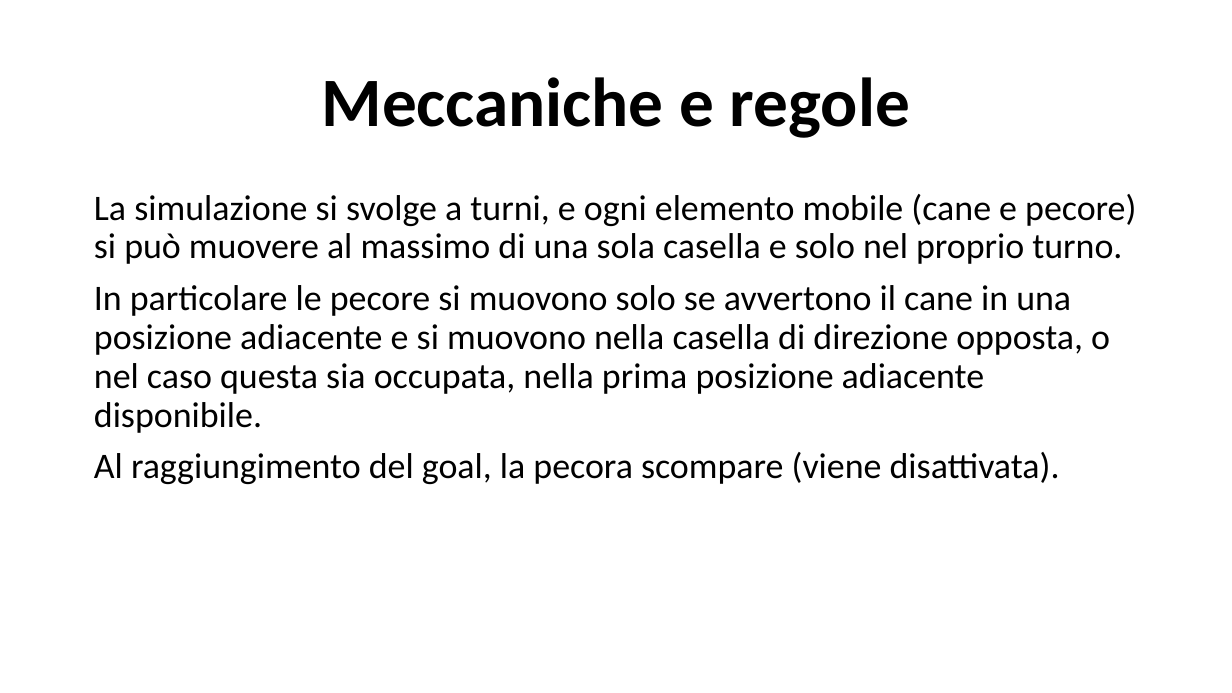
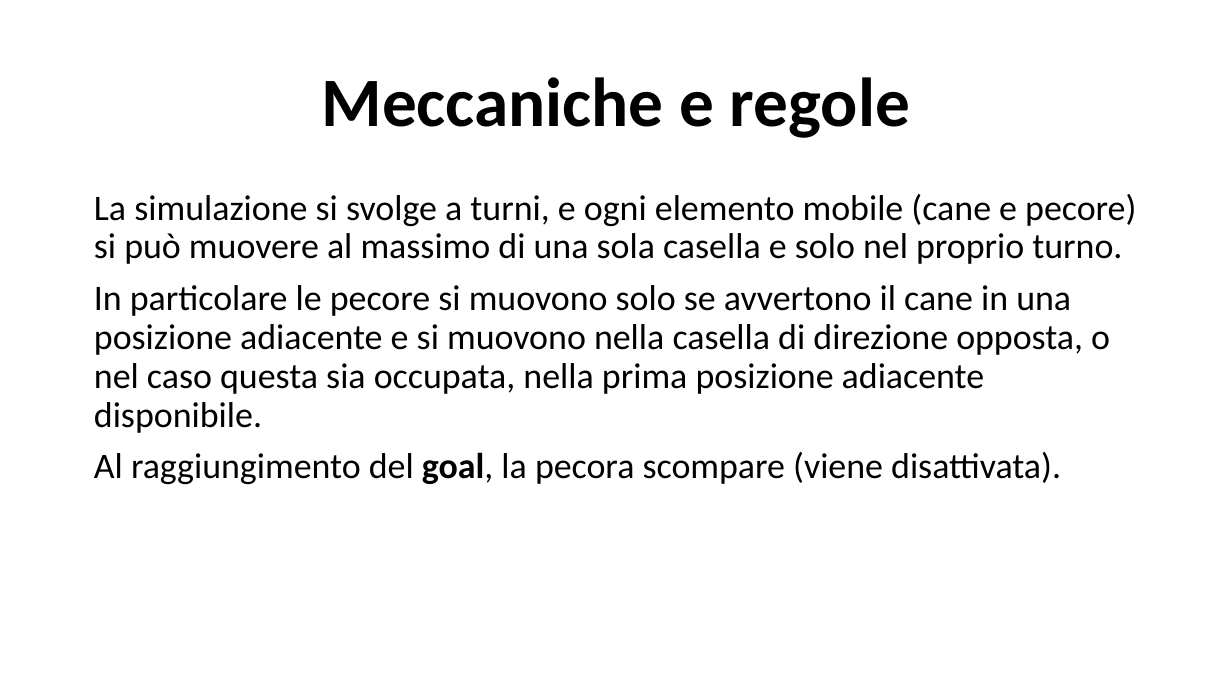
Before and after one commit to LorisNanni91/ProgettoRobotica, a slide deck: slide 4 of Presentazione progetto.pptx. Drawn at 1232x693 pixels with LibreOffice and Linux fonts; fonts in the diff are those of the drawing. Boxes give left, top, right and bottom in pixels: in the first picture for what was removed or moved away, otherwise in the second. Text is boxed around its words. In the diff, an @@ line names an element or a change of style, - is before the commit and + after.

```diff
--- a/Presentazione progetto.pptx
+++ b/Presentazione progetto.pptx
@@ text at (x1=94, y1=452, x2=1061, y2=484): bold on in "goal," @@
```
Also in this commit, not shown: 10 other slides changed, 1 slide added, 14 other files.
